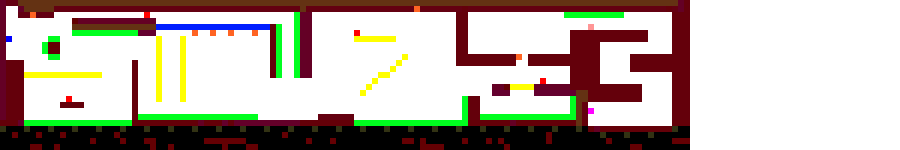
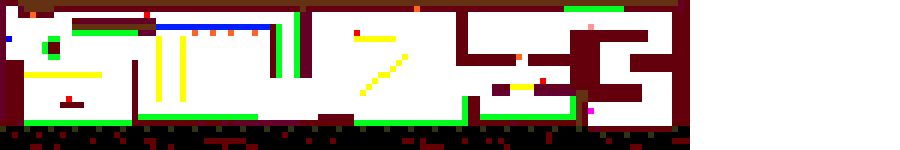
Revision of a layered 900×150 image; what changed, layer by layer:
painted on "level3.png" over box(564, 6, 624, 18)
